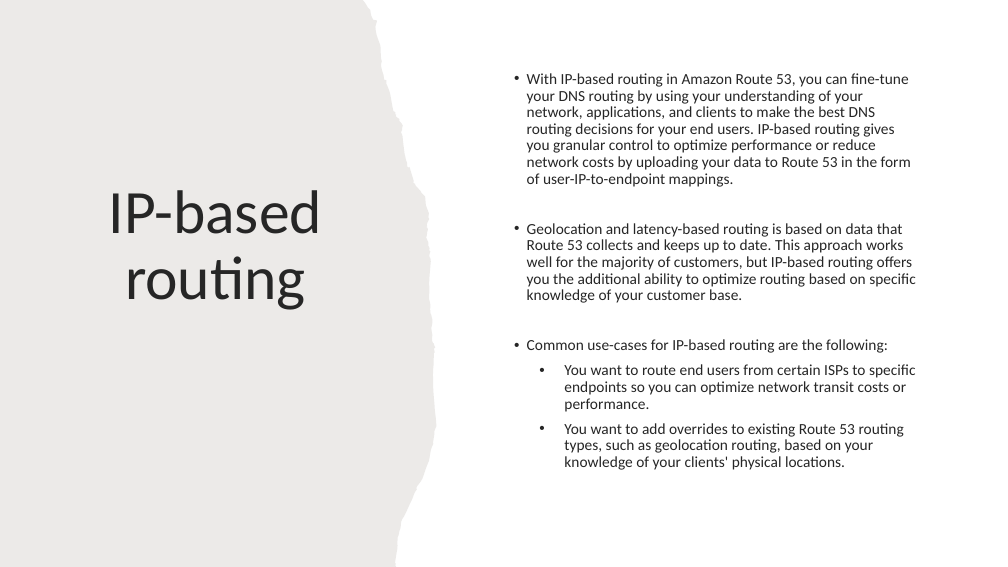
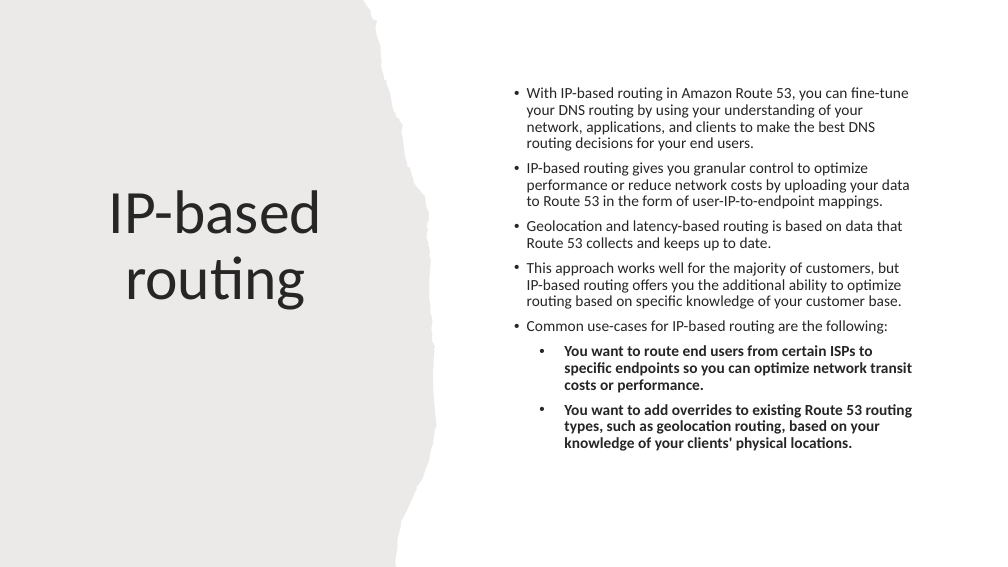
Before and after one commit to IlyaChakun/aws-iba-courses, a slide deck: slide 14 of lecture-materials/Network&ContentDelivery/route53/route53.pptx. Drawn at 1008x567 pixels with LibreOffice and Linux fonts; fonts in the diff are those of the drawing. Boxes give left, top, right and bottom in pixels: in the first picture for what was removed or moved away, otherwise in the second. Text is boxed around its words. In the diff, an @@ line names an element or a change of style, - is before the commit and + after.

```diff
--- a/lecture-materials/Network&ContentDelivery/route53/route53.pptx
+++ b/lecture-materials/Network&ContentDelivery/route53/route53.pptx
@@ text at [527,87,910,309]: text changed @@
-• With IP-based routing in Amazon Route 53, you can fine-tune your DNS routing by using your understanding of your network, applications, and clients to make the best DNS routing decisions for your end users. IP-based routing gives you granular control to optimize performance or reduce network costs by uploading your data to Route 53 in the form of user-IP-to-endpoint mappings.
-• Geolocation and latency-based routing is based on data that Route 53 collects and keeps up to date. This approach works well for the majority of customers, but IP-based routing offers you the additional ability to optimize routing based on specific knowledge of your customer base.
+• With IP-based routing in Amazon Route 53, you can fine-tune your DNS routing by using your understanding of your network, applications, and clients to make the best DNS routing decisions for your end users.
+• IP-based routing gives you granular control to optimize performance or reduce network costs by uploading your data to Route 53 in the form of user-IP-to-endpoint mappings.
+• Geolocation and latency-based routing is based on data that Route 53 collects and keeps up to date.
+• This approach works well for the majority of customers, but IP-based routing offers you the additional ability to optimize routing based on specific knowledge of your customer base.
@@ text at [564,345,913,451]: bold on in "You want to route end users from ...", "You want to add overrides to existing ..." @@
```
Also in this commit, not shown: 3 other slides changed, 11 slides added, 3 slides removed, 9 other files.
